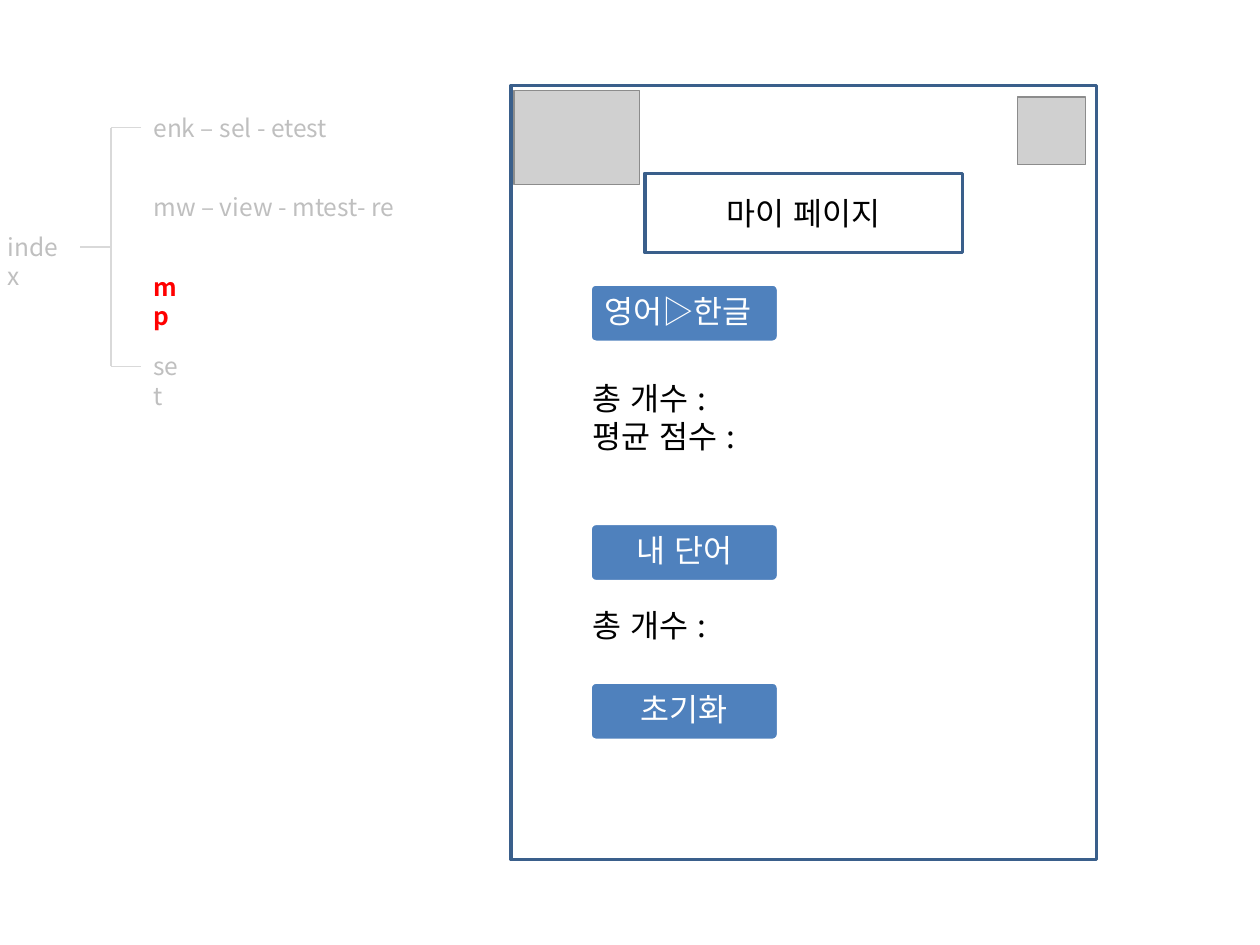
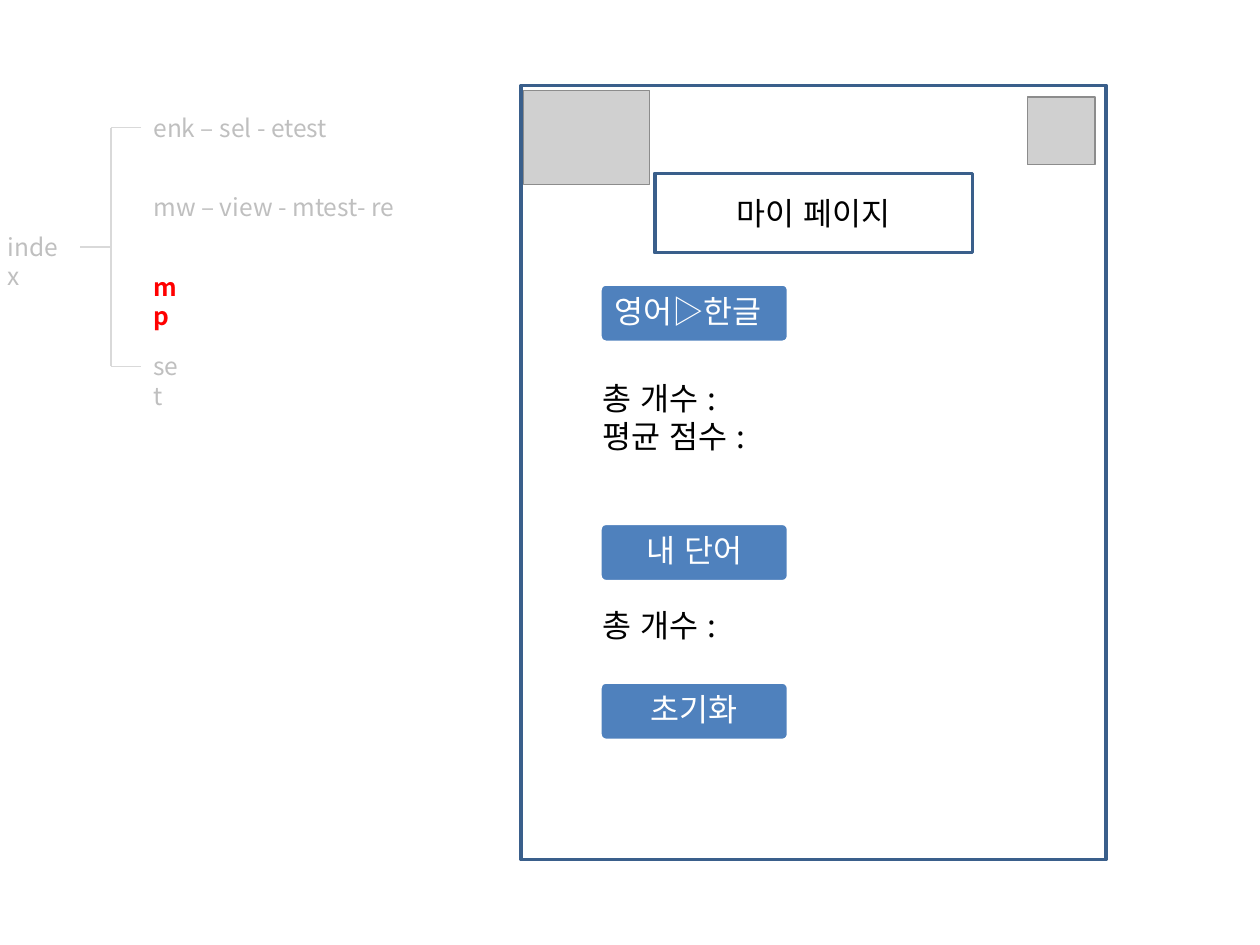
Before and after one commit to Hline/WordWorld, a slide deck: slide 8 of Word World.pptx (slide 9 before the commit). Drawn at 1260x945 pixels with LibreOffice and Linux fonts; fonts in the diff are those of the drawing; grey boxes stand for pictures. Boxes give left, top, right and bottom in pixels: in the first picture for what was removed or moved away, otherwise in the second. Text is boxed around its words. In the diff, an @@ line names an element or a change of style, - is before the commit and + after.

```diff
--- a/Word World.pptx
+++ b/Word World.pptx
@@ 3 rounded rectangles, 2 pictures, 2 texts, 2 rectangles moved together from (x1=512, y1=86, x2=1097, y2=859) to (x1=520, y1=86, x2=1106, y2=859) @@
```
Also in this commit, not shown: 6 other slides changed, 1 slide removed, 1 other file.
